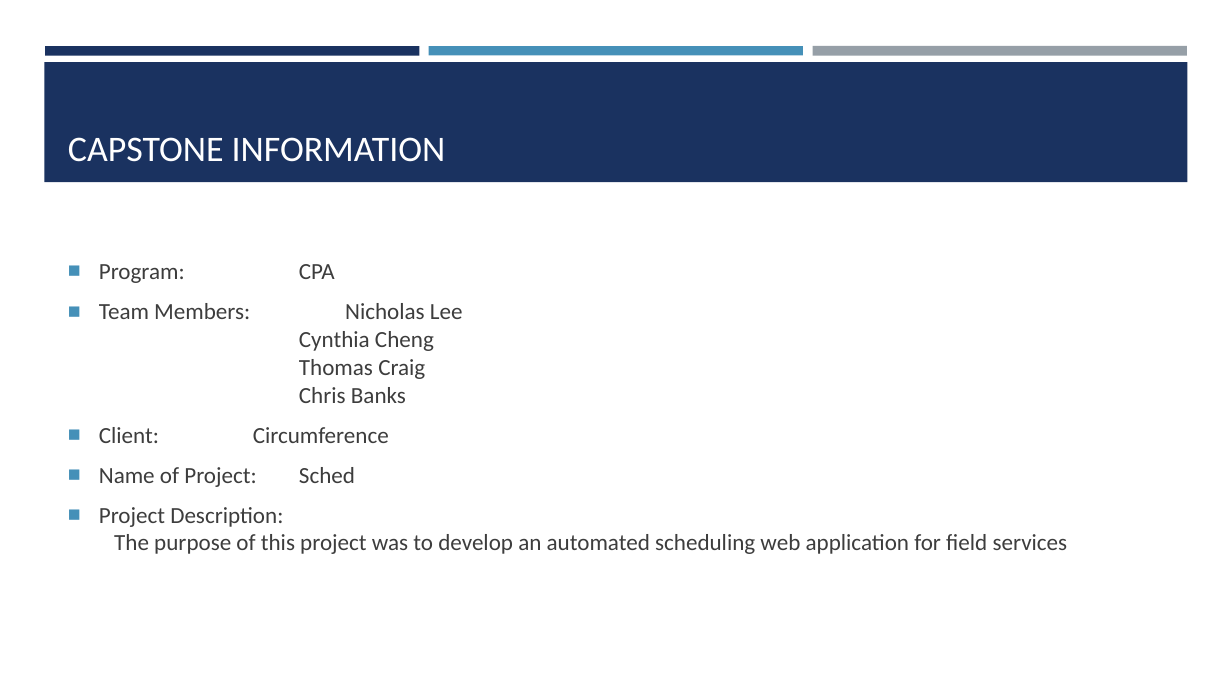
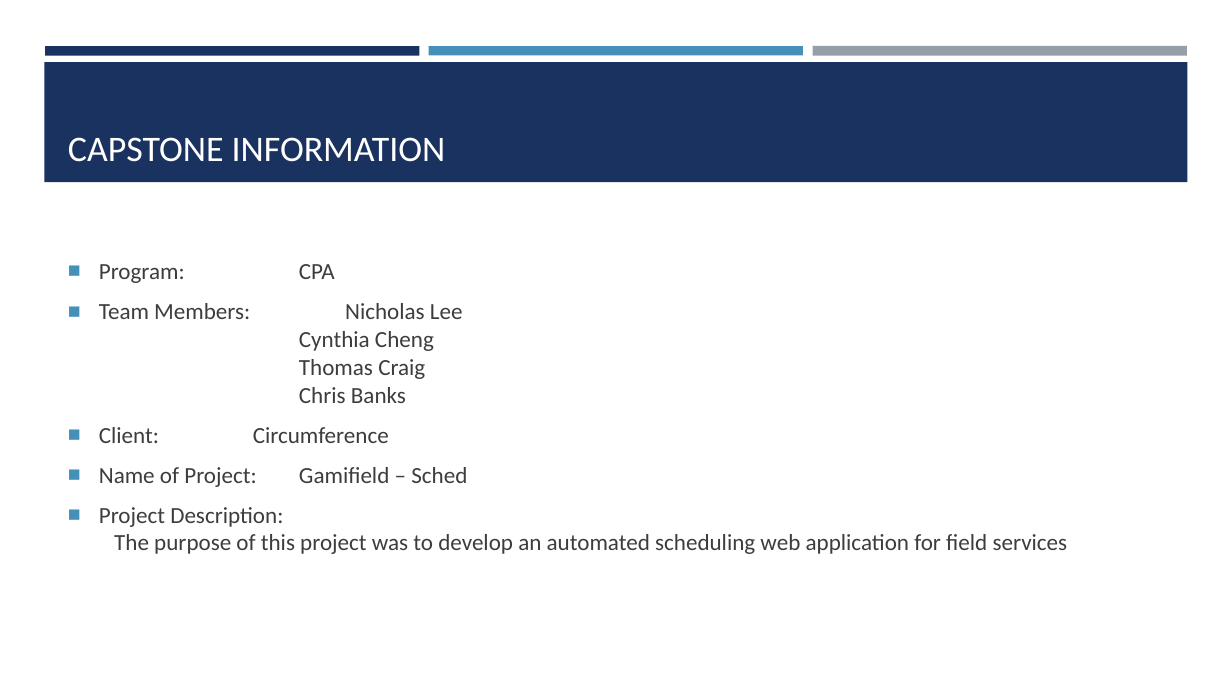
Before and after one commit to cynslcheng/CapstoneDocuments, a slide deck: slide 1 of CapstonePowerPoint.pptx. Drawn at 1232x693 pixels with LibreOffice and Linux fonts; fonts in the diff are those of the drawing. Boxes give left, top, right and bottom in pixels: in the first picture for what was removed or moved away, otherwise in the second. Text is boxed around its words. In the diff, an @@ line names an element or a change of style, - is before the commit and + after.

```diff
--- a/CapstonePowerPoint.pptx
+++ b/CapstonePowerPoint.pptx
@@ text at box(99, 467, 467, 487): text changed @@
-■ Name of Project: Sched
+■ Name of Project: Gamifield – Sched
```
Also in this commit, not shown: 3 other slides changed, 1 slide removed.
